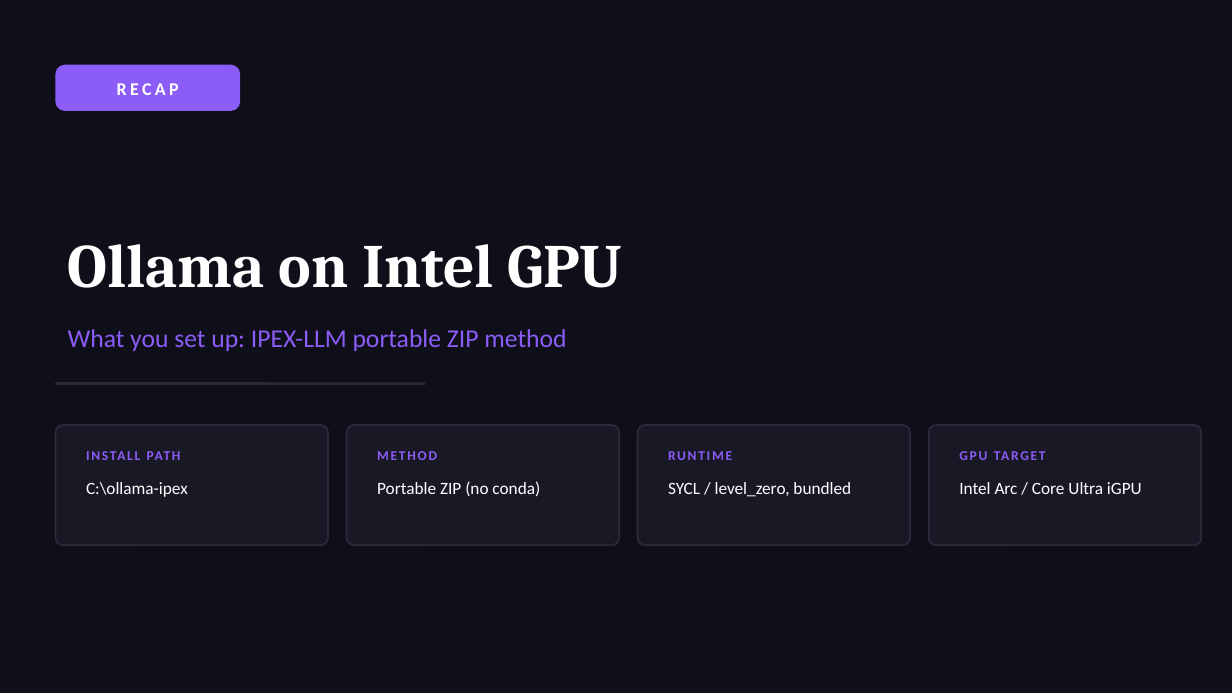
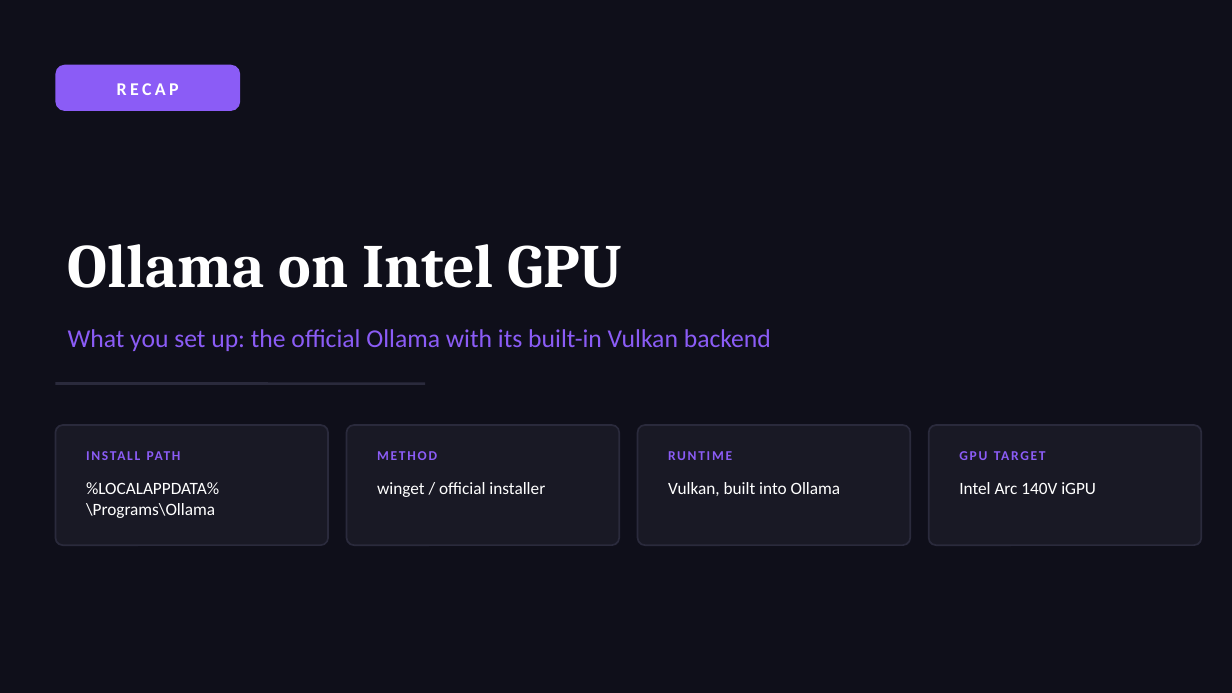
Before and after one commit to Adithya210207/personality-ai-chatbot, a slide deck: slide 3 of Documentary/Stheno_Ollama_Setup_Guide_for_my_Chatbots_backend (2).pptx. Drawn at 1232x693 pixels with LibreOffice and Linux fonts; fonts in the diff are those of the drawing. Boxes give left, top, right and bottom in pixels: in the first picture for what was removed or moved away, otherwise in the second. Text is boxed around its words. In the diff, an @@ line names an element or a change of style, - is before the commit and + after.

Commit message:
Update documentation, setup guide with Vulkan GPU instructions, and add sample chat histories

```diff
--- a/Documentary/Stheno_Ollama_Setup_Guide_for_my_Chatbots_backend (2).pptx
+++ b/Documentary/Stheno_Ollama_Setup_Guide_for_my_Chatbots_backend (2).pptx
@@ text at box(68, 329, 771, 351): text changed @@
-What you set up: IPEX-LLM portable ZIP method
+What you set up: the official Ollama with its built-in Vulkan backend
@@ text at box(86, 482, 219, 518): text changed @@
-C:\ollama-ipex
+%LOCALAPPDATA%\Programs\Ollama
@@ text at box(377, 482, 545, 497): text changed @@
-Portable ZIP (no conda)
+winget / official installer
@@ text at box(668, 482, 841, 496): text changed @@
-SYCL / level_zero, bundled
+Vulkan, built into Ollama
@@ text at box(959, 482, 1096, 494): text changed @@
-Intel Arc / Core Ultra iGPU
+Intel Arc 140V iGPU
```
Also in this commit, not shown: 10 other slides changed, 11 other files.
